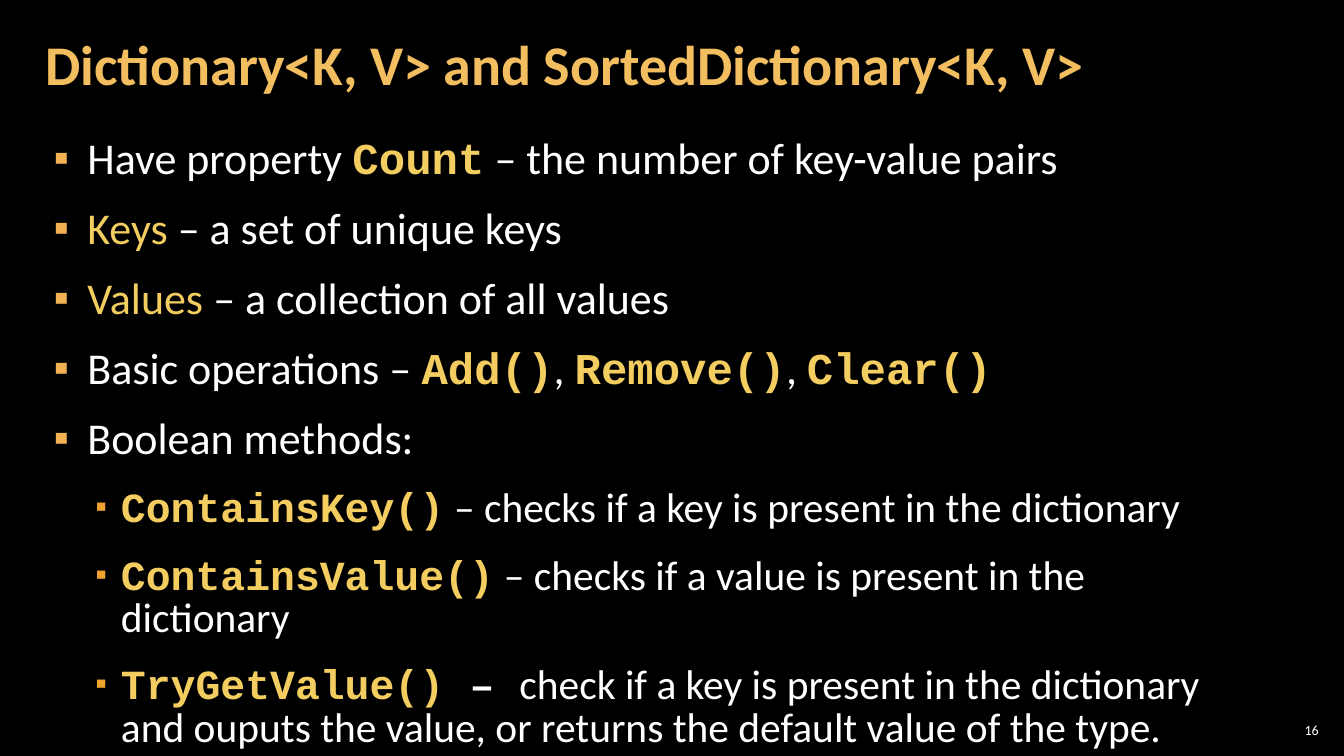
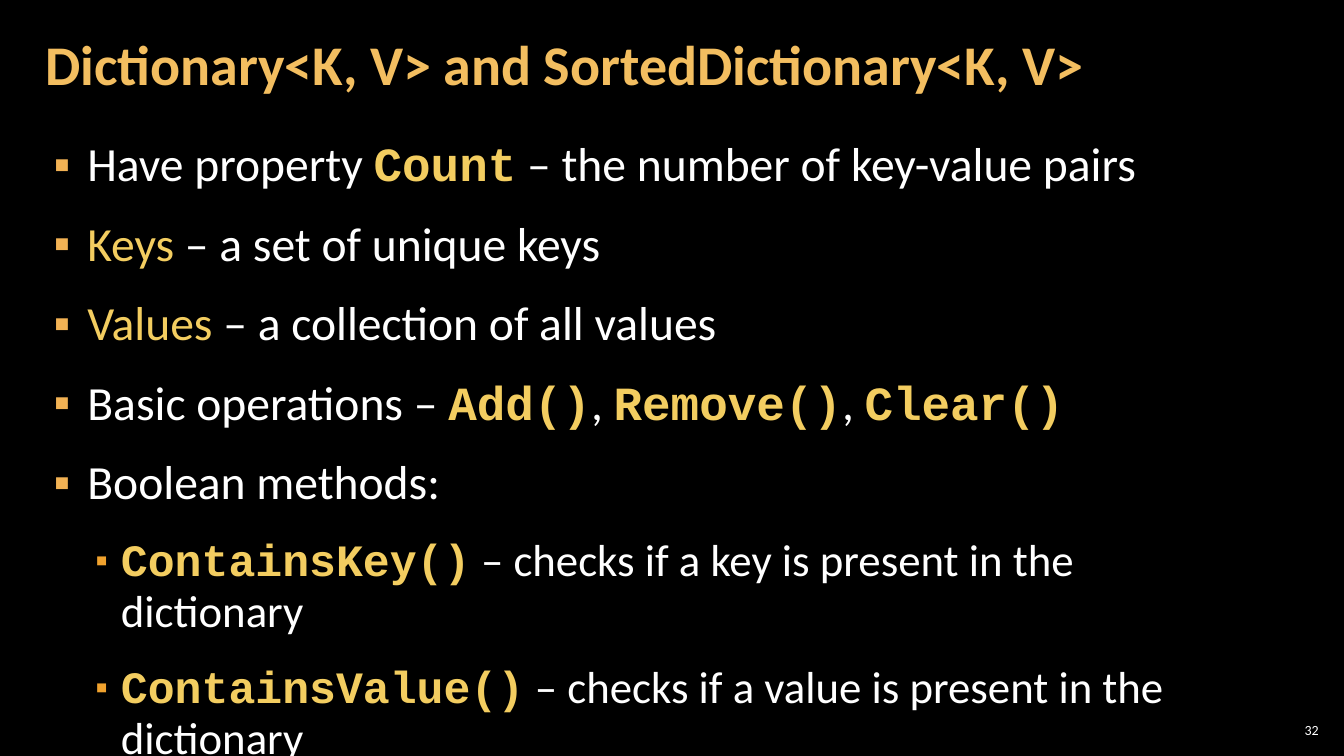
Before and after one commit to GoldenR1618/SoftUni-Exercises-and-Exams, a slide deck: slide 32 of 05.C#_Advanced/02.SETS_AND_DICTIONARIES/02. CSharp-Advanced-Sets-And-Dictionaries.pptx (slide 16 before the commit). Drawn at 1344x756 pixels with LibreOffice and Linux fonts; fonts in the diff are those of the drawing; background and template pictures are left out. Boxes give left, top, right and bottom in pixels: in the first picture for what was removed or moved away, otherwise in the second. Text is boxed around its words. In the diff, an @@ line names an element or a change of style, - is before the commit and + after.

```diff
--- a/05.C#_Advanced/02.SETS_AND_DICTIONARIES/02. CSharp-Advanced-Sets-And-Dictionaries.pptx
+++ b/05.C#_Advanced/02.SETS_AND_DICTIONARIES/02. CSharp-Advanced-Sets-And-Dictionaries.pptx
@@ text "Have property Count – the ..." at <box>87,148,1163,756</box>: size 31.4 to 34 pt in "Have property Count – the number of ...", "Keys – a set of unique keys", "Values – a collection of all values", "Basic operations – Add(), Remove(), Clear()" and 1 more places; size 29.6 to 32 pt in "ContainsKey() – checks if a key is ...", "ContainsValue() – checks if a value is ..."; line spacing 0.85 to 0.95 @@
@@ text at <box>121,670,1200,749</box>: paragraph removed @@
-  ▪ TryGetValue() – check if a key is present in the dictionary and ouputs the value, or returns the default value of the type.
@@ page number at <box>1305,726,1319,735</box>: text changed @@
-16
+32
```
Also in this commit, not shown: 5 other slides changed, 20 slides added, 1 other file.
